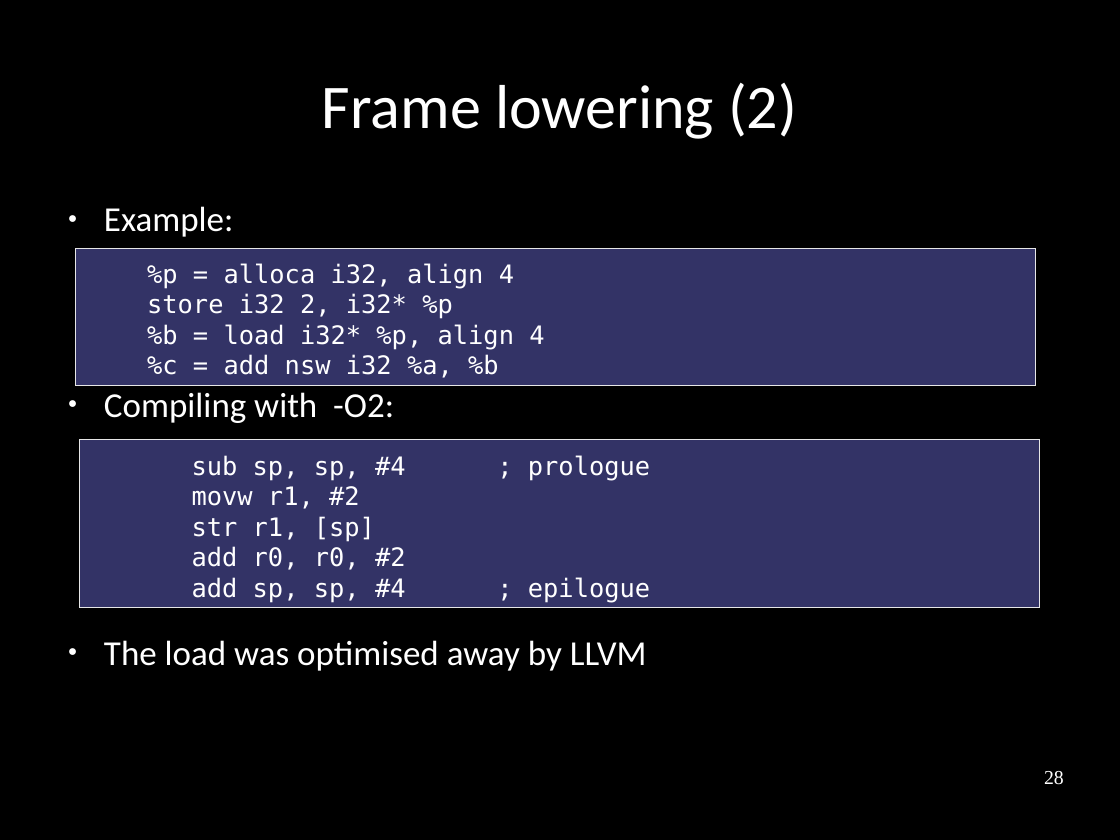
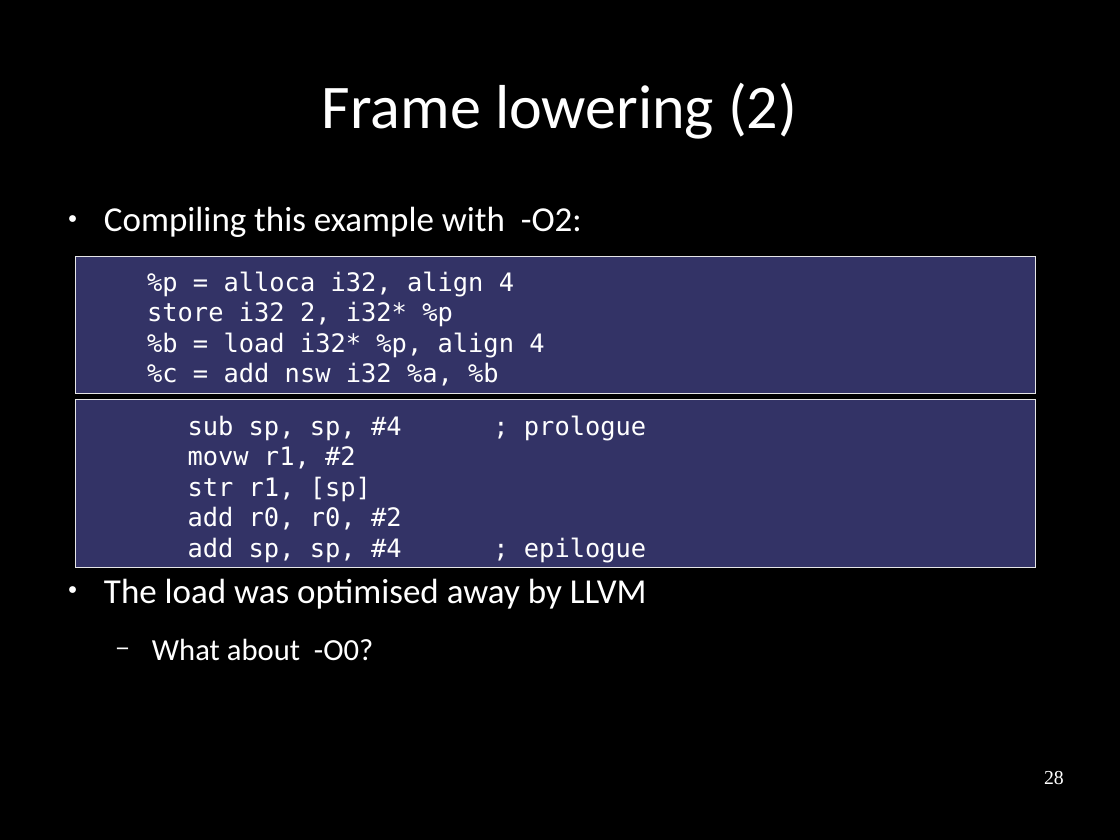
Before and after one commit to frasercrmck/llvm-leg, a slide deck: slide 28 of docs/Codeplay/Slides.odp. Drawn at 1120x840 pixels with LibreOffice and Linux fonts; fonts in the diff are those of the drawing. Boxes give left, top, right and bottom in pixels: in the first picture for what was removed or moved away, otherwise in the second. Text is boxed around its words. In the diff, an @@ line names an element or a change of style, - is before the commit and + after.

Commit message:
More frame lowering changes.

```diff
--- a/docs/Codeplay/Slides.odp
+++ b/docs/Codeplay/Slides.odp
@@ text at (104, 206, 582, 237): text changed @@
-● Example:
-● Compiling with -O2:
+● Compiling this example with -O2:
@@ rectangle "%p = alloca i32, align ...": place and size @@
-rectangle "%p = alloca i32, align ..." at (76, 248, 1037, 386)
+rectangle "%p = alloca i32, align ..." at (76, 256, 1037, 394)
@@ rectangle "sub sp, sp, #4 ; ...": place and size @@
-rectangle "sub sp, sp, #4 ; ..." at (80, 440, 1041, 608)
+rectangle "sub sp, sp, #4 ; ..." at (76, 400, 1037, 568)
@@ text at (152, 638, 373, 661): paragraph added @@
+  − What about -O0?
```
Also in this commit, not shown: 2 other slides changed, 1 other file.
